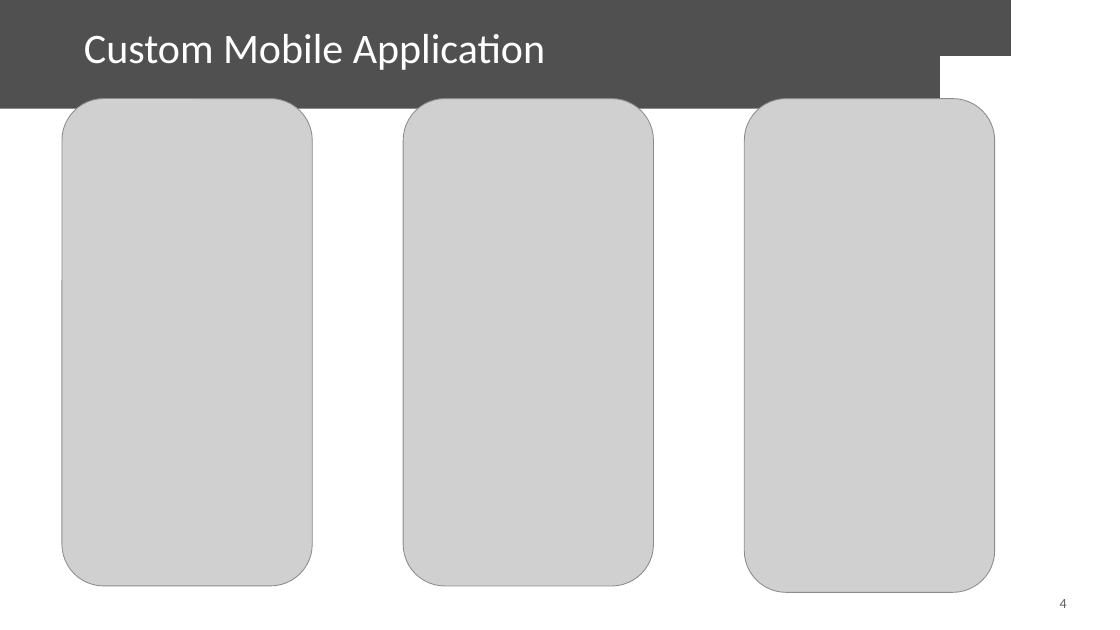
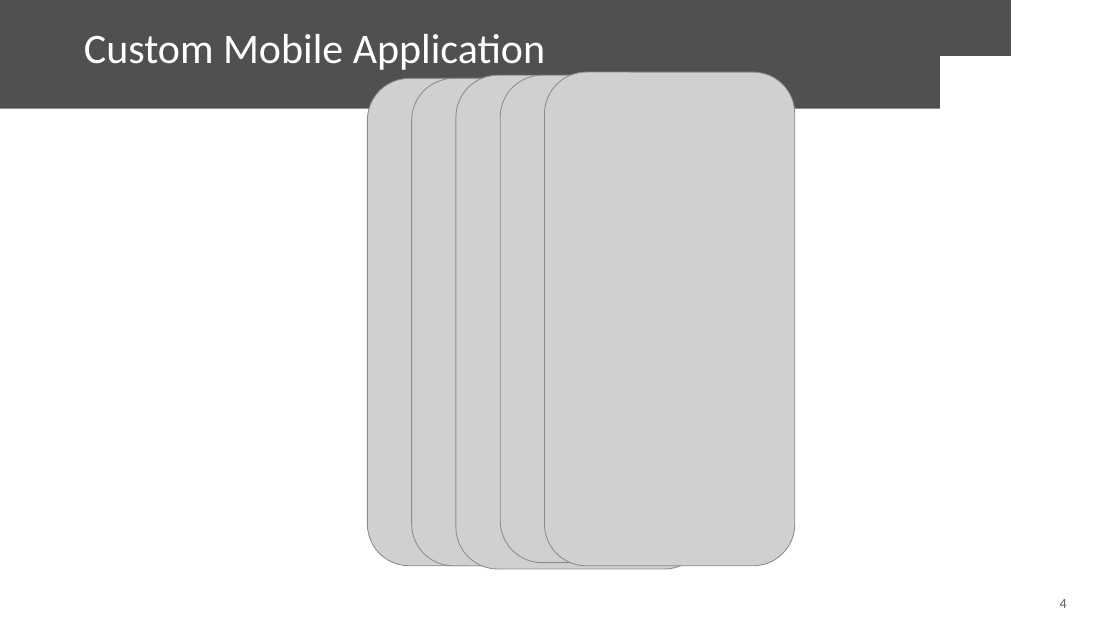
Before and after one commit to DevonEnergyHackathon2017/ACCDVN, a slide deck: slide 4 of Hackathon 2017 Presentation.pptx. Drawn at 1120x630 pixels with LibreOffice and Linux fonts; fonts in the diff are those of the drawing; grey boxes stand for pictures; background and template pictures are left out. Boxes give left, top, right and bottom in pixels: in the first picture for what was removed or moved away, otherwise in the second. Text is boxed around its words. In the diff, an @@ line names an element or a change of style, - is before the commit and + after.

```diff
--- a/Hackathon 2017 Presentation.pptx
+++ b/Hackathon 2017 Presentation.pptx
@@ picture moved from (x1=62, y1=98, x2=313, y2=586) to (x1=367, y1=78, x2=618, y2=565) @@
@@ picture moved from (x1=403, y1=98, x2=654, y2=586) to (x1=412, y1=78, x2=662, y2=565) @@
@@ picture moved from (x1=744, y1=98, x2=995, y2=592) to (x1=456, y1=76, x2=707, y2=570) @@
@@ picture added at (x1=501, y1=76, x2=751, y2=563) @@
@@ picture added at (x1=544, y1=72, x2=795, y2=566) @@
```
Also in this commit, not shown: 2 other slides changed.
